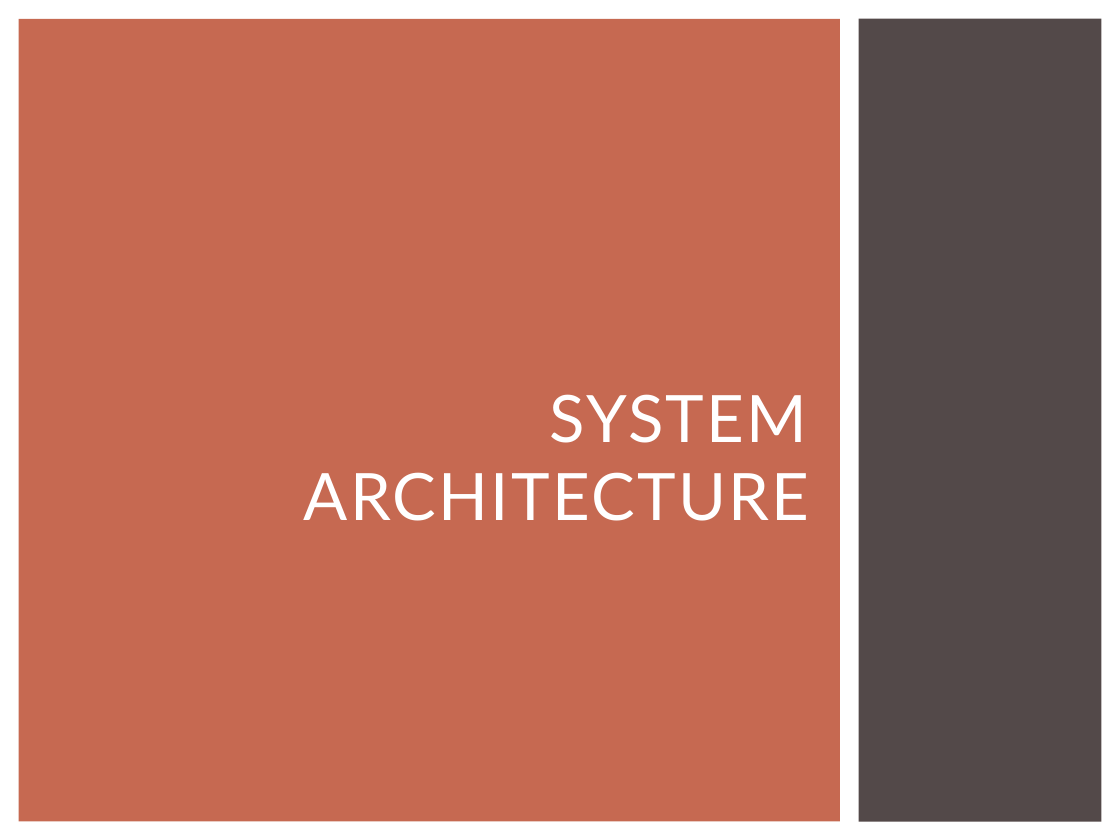
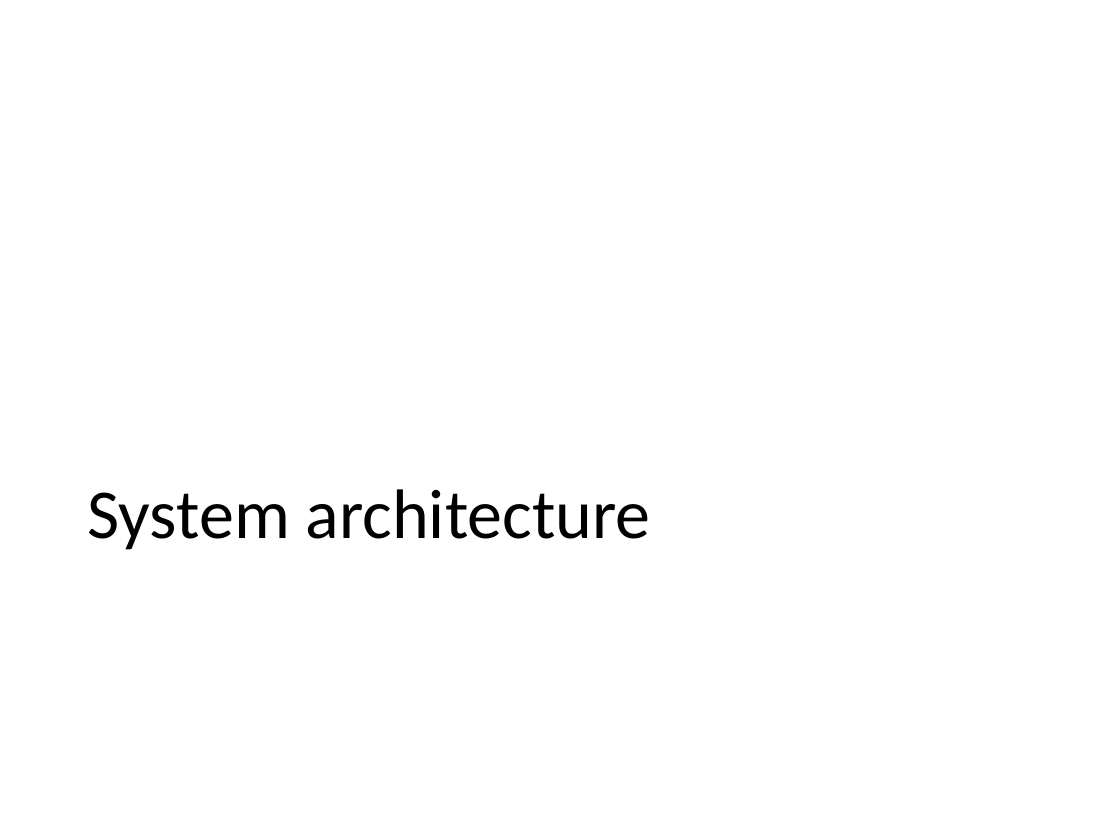
Before and after one commit to 2014-sed-team3/term-project, a slide deck: slide 15 of project/report/report.pptx (slide 16 before the commit). Drawn at 1120x840 pixels with LibreOffice and Linux fonts; fonts in the diff are those of the drawing. Boxes give left, top, right and bottom in pixels: in the first picture for what was removed or moved away, otherwise in the second. Text is boxed around its words. In the diff, an @@ line names an element or a change of style, - is before the commit and + after.

```diff
--- a/project/report/report.pptx
+++ b/project/report/report.pptx
@@ rectangle removed at [19,19,840,822] @@
@@ rectangle removed at [859,19,1102,822] @@
@@ title "System architecture" at [88,489,651,550]: vertical alignment middle to bottom @@
@@ title at [88,489,651,550]: text changed; size 42 to 45 pt; font Lato to Calibri; text colour #FFFFFF to #000000 @@
-SYSTEM ARCHITECTURE
+System architecture
```
Also in this commit, not shown: 29 other slides changed, 17 slides added, 12 slides removed.
